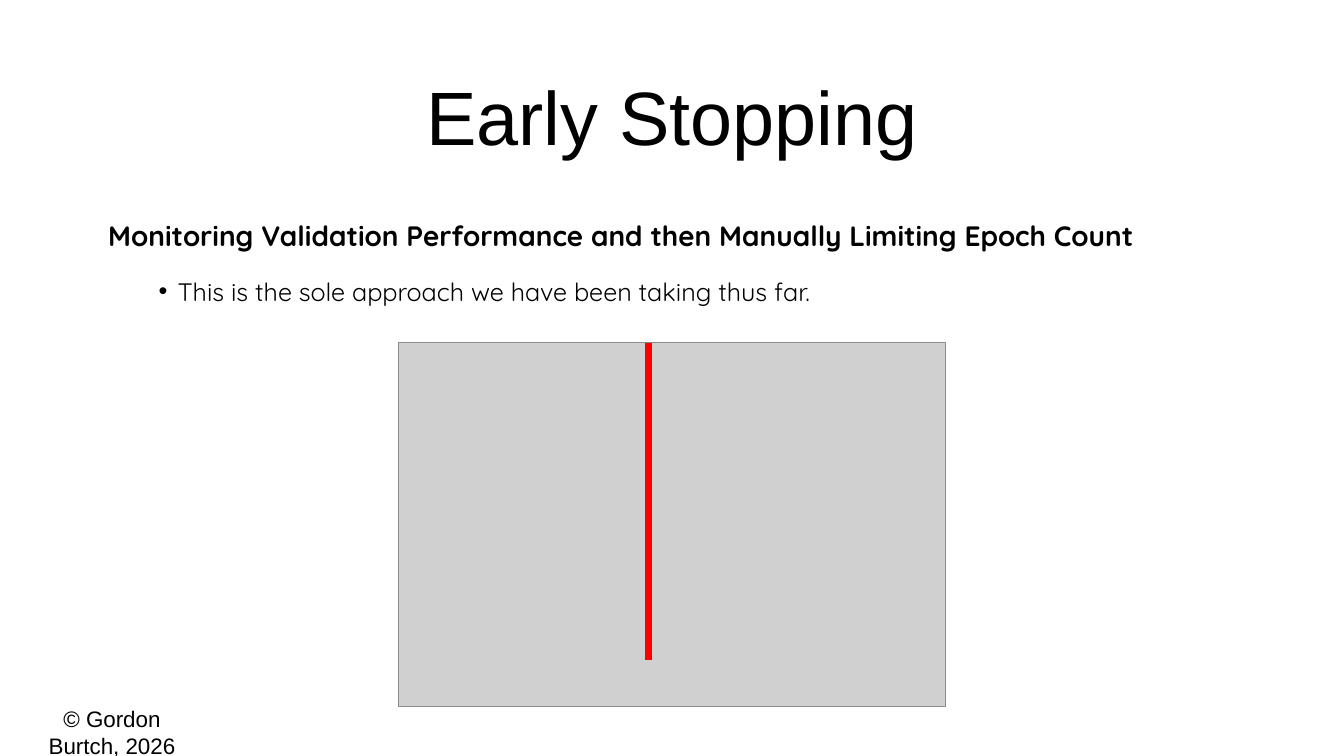
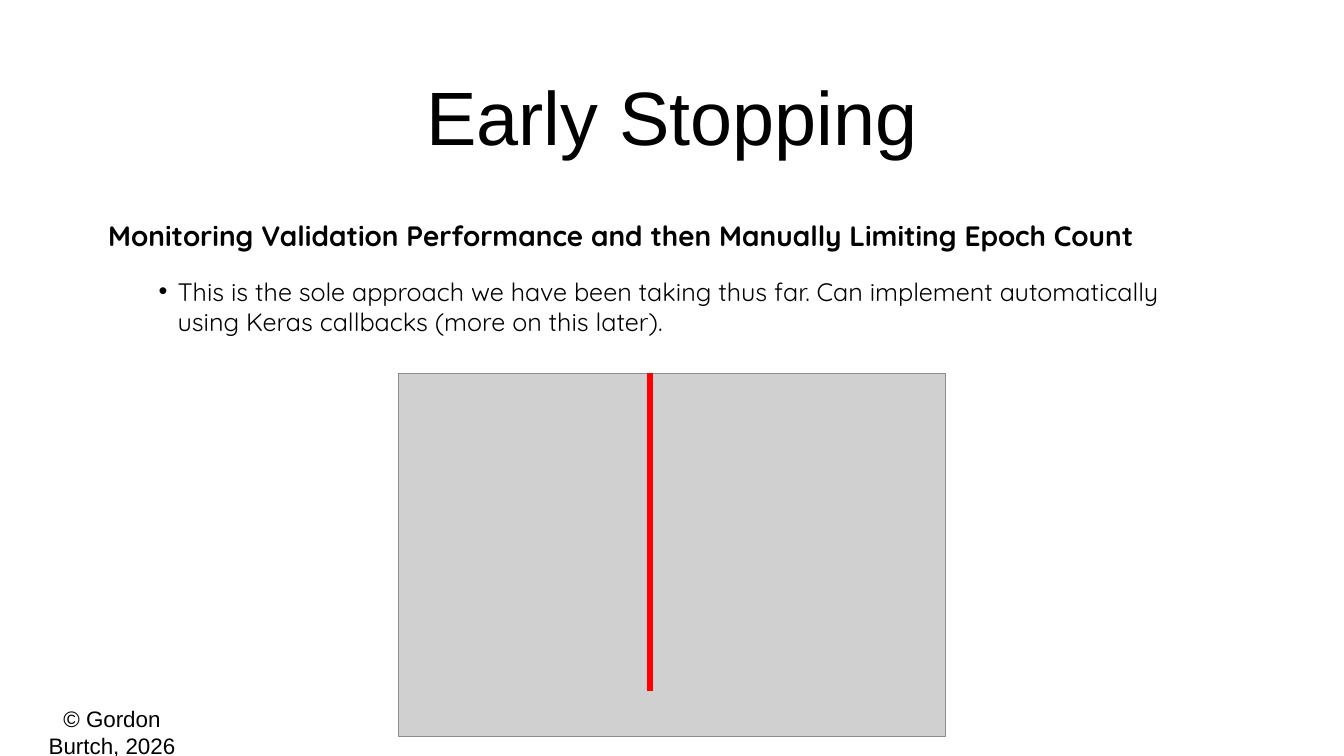
Before and after one commit to gburtch/BA510-2026, a slide deck: slide 4 of Week 4/4 - Model Fitting.pptx. Drawn at 1344x756 pixels with LibreOffice and Linux fonts; fonts in the diff are those of the drawing; grey boxes stand for pictures. Boxes give left, top, right and bottom in pixels: in the first picture for what was removed or moved away, otherwise in the second. Text is boxed around its words. In the diff, an @@ line names an element or a change of style, - is before the commit and + after.

```diff
--- a/Week 4/4 - Model Fitting.pptx
+++ b/Week 4/4 - Model Fitting.pptx
@@ text at bbox=[178, 282, 1158, 336]: text changed @@
-  • This is the sole approach we have been taking thus far.
+  • This is the sole approach we have been taking thus far. Can implement automatically using Keras callbacks (more on this later).
@@ picture: place and size @@
-picture at bbox=[399, 343, 946, 707]
+picture at bbox=[399, 373, 946, 737]
@@ line moved from (648, 343) - (648, 660) to (650, 373) - (650, 691) @@
```
Also in this commit, not shown: 6 other slides changed, 3 slides added, 3 other files.
